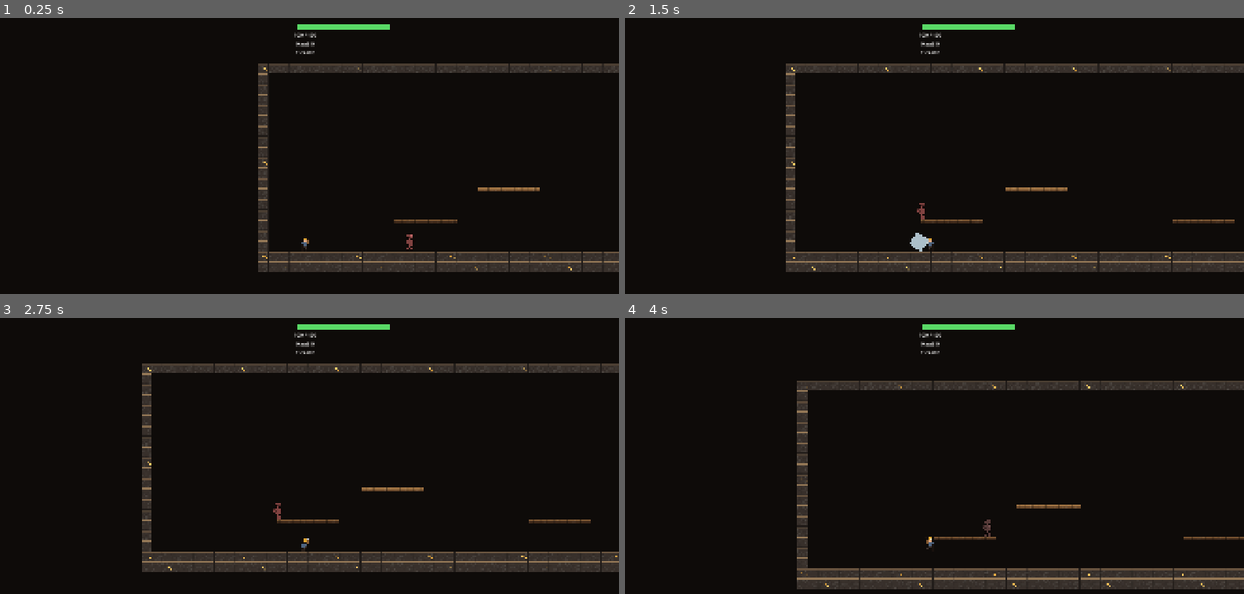
Above: before the commit, frames 1-4 (two rows, left to right).
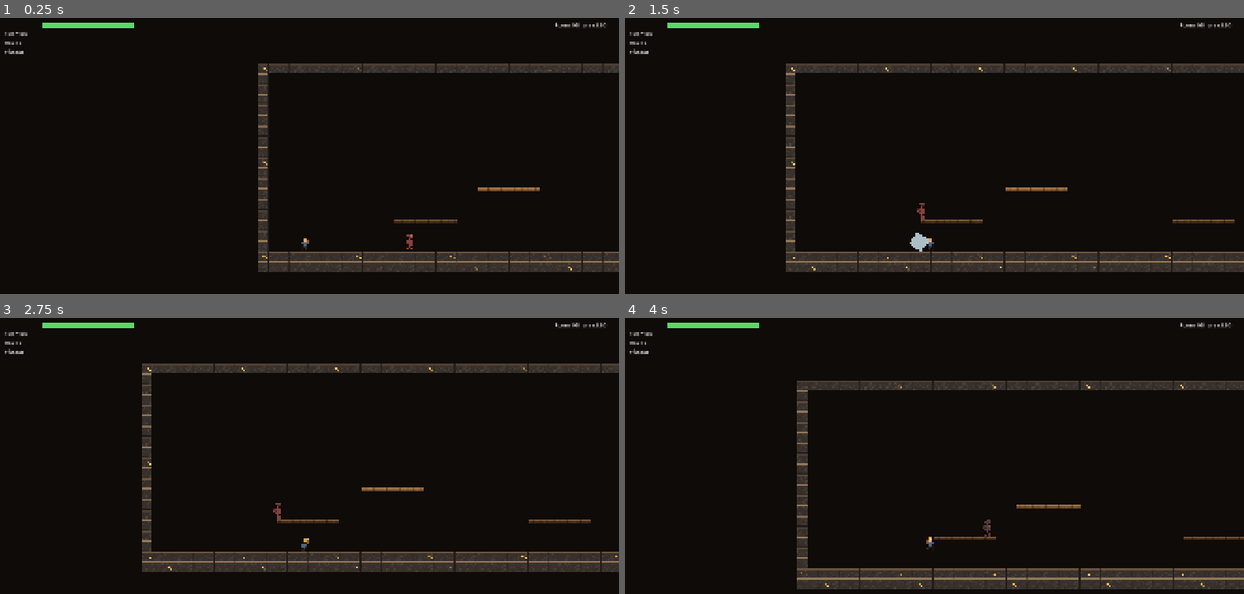
Above: after the commit, the same moments.

Repository: dlepi24/dungeon-delve
Game: Godot game, scene res://src/rooms/delve_run.tscn
Same seed, same stepped clock (60 frames per second), same inputs: the game is played once before the commit and once after it. This scene is started directly instead of the project's main scene.
Inputs (mouse positions are in pixels of both pictures, inside the frame that each line leads up to):
- Up to frame 1 (0.25 s): no input
- Up to frame 2 (1.5 s): tap Enter at 0.5 s; move the mouse to (1070, 167) at 0.52 s; hold D (move_right) 0.53-1.28 s; tap Shift (roll) at 0.6 s; tap Space (jump) at 0.77 s; move the mouse to (804, 202) at 1.27 s; hold S (move_down) from 1.28 s (still down); click (804, 202) at 1.35 s
- Up to frame 3 (2.75 s): tap Space (jump) at 1.52 s; tap Shift (roll) at 1.55, 2.3 s; move the mouse to (365, 409) at 2.02 s; release S (move_down) at 2.03 s; hold D (move_right) from 2.03 s (still down); tap 1 (consumable_1) at 2.1 s
- Up to frame 4 (4 s): move the mouse to (897, 555) at 2.77 s; release D (move_right) at 2.78 s; hold W (move_up) 2.78-3.53 s; tap 2 (consumable_2) at 2.85 s; tap Space (jump) at 3.02, 3.77 s; tap Shift (roll) at 3.05, 3.8 s; move the mouse to (1120, 538) at 3.52 s; hold A (move_left) from 3.53 s (still down); hold F (interact) from 3.53 s (still down)

The runs differ from the first frame. In frame 1, 0.9% of the frame differs, in the area x 0-98%, y 1-14%; in frame 2, 0.9%; in frame 3, 0.9%; in frame 4, 0.9%.

Commit message:
Consolidate the scattered HUD pieces into one player HUD
One hud.tscn now owns health, carried haul, weapon, buff timers and a
room/depth readout; the standalone buff HUD is folded in and deleted.
Run-only rows (haul, depth) hide outside a run. An empty red-reserved
debuff column scaffolds the symmetric future system. Still a per-scene
instance with an exported player — an autoload HUD would re-enter the
group-lookup _ready-order trap.

Co-Authored-By: Claude Fable 5 <noreply@anthropic.com>

Diff:
--- a/src/hub/hub.tscn
+++ b/src/hub/hub.tscn
@@ -1,8 +1,7 @@
-[gd_scene load_steps=6 format=3]
+[gd_scene load_steps=5 format=3]
 
 [ext_resource type="Script" path="res://src/hub/hub.gd" id="1"]
 [ext_resource type="PackedScene" path="res://src/player/player.tscn" id="2"]
-[ext_resource type="PackedScene" path="res://src/ui/hud.tscn" id="3"]
 [ext_resource type="PackedScene" path="res://src/hub/vendor_panel.tscn" id="4"]
 
 [sub_resource type="RectangleShape2D" id="floor"]
--- a/src/rooms/delve_run.tscn
+++ b/src/rooms/delve_run.tscn
@@ -8,7 +8,6 @@
 [ext_resource type="Script" path="res://src/systems/follow_camera.gd" id="3_cam"]
 [ext_resource type="PackedScene" path="res://src/ui/debug_overlay.tscn" id="4_overlay"]
 [ext_resource type="PackedScene" path="res://src/ui/hud.tscn" id="5_hud"]
-[ext_resource type="PackedScene" path="res://src/ui/buff_hud.tscn" id="23_buff"]
 [ext_resource type="PackedScene" path="res://src/ui/pause_menu.tscn" id="7_pause"]
 [ext_resource type="Script" path="res://src/rooms/run_coordinator.gd" id="20_coord"]
 [ext_resource type="PackedScene" path="res://src/rooms/extract_prompt.tscn" id="21_prompt"]
@@ -43,9 +42,6 @@
 [node name="Hud" parent="." instance=ExtResource("5_hud") node_paths=PackedStringArray("player")]
 player = NodePath("../Player")
 
-[node name="BuffHud" parent="." instance=ExtResource("23_buff") node_paths=PackedStringArray("player")]
-player = NodePath("../Player")
-
 [node name="PauseMenu" parent="." instance=ExtResource("7_pause") node_paths=PackedStringArray("delve")]
 delve = NodePath("../Delve")
 
--- a/src/ui/buff_hud.gd
+++ /dev/null
@@ -1,43 +0,0 @@
-extends CanvasLayer
-## Shows active temporary buffs with a shrinking timer, so you know what you have
-## and how long it lasts. Rebuilt each frame from the player's active_buffs() —
-## cheap, and there are never more than a handful.
-
-@export var player: Player
-
-@onready var _rows: VBoxContainer = $Rows
-
-
-func _process(_delta: float) -> void:
-	if player == null:
-		return
-	var active: Array[Dictionary] = player.active_buffs()
-	# Reconcile row count with active buff count.
-	while _rows.get_child_count() < active.size():
-		_rows.add_child(_make_row())
-	for i: int in _rows.get_child_count():
-		var row: Control = _rows.get_child(i) as Control
-		row.visible = i < active.size()
-		if i < active.size():
-			var buff: BuffData = active[i]["buff"]
-			var frac: float = active[i]["fraction"]
-			var label: Label = row.get_node("Label")
-			var bar: ColorRect = row.get_node("Bar")
-			label.text = buff.display_name
-			label.add_theme_color_override(&"font_color", buff.colour)
-			bar.color = buff.colour
-			bar.size.x = 150.0 * frac
-
-
-func _make_row() -> Control:
-	var row: Control = Control.new()
-	row.custom_minimum_size = Vector2(160, 28)
-	var label: Label = Label.new()
-	label.name = "Label"
-	row.add_child(label)
-	var bar: ColorRect = ColorRect.new()
-	bar.name = "Bar"
-	bar.position = Vector2(0, 20)
-	bar.size = Vector2(150, 4)
-	row.add_child(bar)
-	return row
--- a/src/ui/buff_hud.tscn
+++ /dev/null
@@ -1,10 +0,0 @@
-[gd_scene load_steps=2 format=3]
-[ext_resource type="Script" path="res://src/ui/buff_hud.gd" id="1"]
-[node name="BuffHud" type="CanvasLayer"]
-script = ExtResource("1")
-[node name="Rows" type="VBoxContainer" parent="."]
-offset_left = 40.0
-offset_top = 140.0
-offset_right = 220.0
-offset_bottom = 400.0
-theme_override_constants/separation = 8
--- a/src/ui/hud.gd
+++ b/src/ui/hud.gd
@@ -1,20 +1,27 @@
 extends CanvasLayer
-## Minimal in-game HUD. Right now: the player's health.
+## The one player HUD. Health, carried haul, weapon, buff timers, and how deep
+## you are — everything you need to make the greed decision, in one place.
 ##
-## Exists because health was only visible on the F3 debug panel, which meant the
-## fight was unjudgeable — you cannot decide whether to greed a hit or retreat if
-## you cannot see how close you are to dying. That is a combat decision, not a
-## cosmetic one.
+## M7 consolidation: this used to be four scattered CanvasLayers (health hud,
+## buff hud, dev delve hud, debug overlay) duplicated per scene, half of them
+## dev-facing. Now: one player-facing shell, instanced per scene with an
+## exported player (NOT an autoload — the scene knows its player, so we skip
+## the group-lookup _ready-order trap entirely). The debug overlay stays
+## separate and F3-gated because it is a tool, not UI.
 ##
-## Deliberately thin. M7 owns the real product shell (menus, pause, settings,
-## controller glyphs); this is the smallest thing that makes M3 playable.
+## Continuous readouts (health, haul, buff fractions) poll in _process — they
+## change every frame anyway. Discrete feedback (pickup toasts) is event-driven
+## and lives in PickupFeedback, not here.
 
 @export var player: Player
 
 @onready var _bar: HealthBar = $Bar
-@onready var _label: Label = $Label
+@onready var _health_label: Label = $HealthLabel
 @onready var _haul: Label = $Haul
 @onready var _weapon: Label = $Weapon
+@onready var _buff_rows: VBoxContainer = $BuffRows
+@onready var _debuff_rows: VBoxContainer = $DebuffRows
+@onready var _depth: Label = $Depth
 
 
 func _ready() -> void:
@@ -28,7 +35,56 @@
 func _process(_delta: float) -> void:
 	if player == null:
 		return
-	_haul.text = "Haul: %d" % GameState.carried_haul
+	_bar.set_ratio(player.health / maxf(1.0, player.effective_max_health()))
+	_health_label.text = "%d / %d" % [roundi(player.health), roundi(player.effective_max_health())]
 	_weapon.text = player.weapon_name()
-	_bar.set_ratio(player.health / maxf(1.0, player.effective_max_health()))
-	_label.text = "%d / %d" % [roundi(player.health), roundi(player.effective_max_health())]
+
+	# Run-only rows: haul at risk and depth only mean something mid-delve.
+	var in_run: bool = GameState.run_active
+	_haul.visible = in_run
+	_depth.visible = in_run
+	if in_run:
+		_haul.text = "Haul: %d" % GameState.carried_haul
+		_depth.text = "Room %d/%d   ore x%.2f" % [
+			GameState.depth + 1, maxi(1, GameState.run_plan.size()), GameState.depth_haul_multiplier(),
+		]
+
+	_reconcile_rows(_buff_rows, player.active_buffs())
+	# Debuffs: scaffolding only. No debuff exists yet — when one does, give the
+	# player an active_debuffs() -> [{buff, fraction}] symmetric to active_buffs()
+	# (a DebuffData resource, red-styled) and feed it here. The slot is reserved
+	# so the layout does not reflow when the first debuff ships.
+	_reconcile_rows(_debuff_rows, [])
+
+
+## One row per active timed effect: name plus a shrinking colour bar. Rebuilt by
+## reconciliation each frame — cheap, there are never more than a handful.
+func _reconcile_rows(rows: VBoxContainer, active: Array[Dictionary]) -> void:
+	while rows.get_child_count() < active.size():
+		rows.add_child(_make_row())
+	for i: int in rows.get_child_count():
+		var row: Control = rows.get_child(i) as Control
+		row.visible = i < active.size()
+		if i < active.size():
+			var buff: BuffData = active[i]["buff"]
+			var frac: float = active[i]["fraction"]
+			var label: Label = row.get_node("Label")
+			var bar: ColorRect = row.get_node("Bar")
+			label.text = buff.display_name
+			label.add_theme_color_override(&"font_color", buff.colour)
+			bar.color = buff.colour
+			bar.size.x = 150.0 * frac
+
+
+func _make_row() -> Control:
+	var row: Control = Control.new()
+	row.custom_minimum_size = Vector2(160, 28)
+	var label: Label = Label.new()
+	label.name = "Label"
+	row.add_child(label)
+	var bar: ColorRect = ColorRect.new()
+	bar.name = "Bar"
+	bar.position = Vector2(0, 20)
+	bar.size = Vector2(150, 4)
+	row.add_child(bar)
+	return row
--- a/src/ui/hud.tscn
+++ b/src/ui/hud.tscn
@@ -6,31 +6,53 @@
 [node name="Hud" type="CanvasLayer"]
 script = ExtResource("1_hud")
 
-; Top-centre, out of the way of the F3 panel (top-left) and the controls hint
-; (bottom-left).
+; Everything clusters top-left, under where the F3 panel would cover it —
+; deliberate: the debug overlay is an occasional tool, the HUD is permanent,
+; and stacking them would hide the HUD exactly when you are diagnosing it.
+; The health bar is a Node2D, centred on its position, hence x = 40 + 140.
 [node name="Bar" parent="." instance=ExtResource("2_bar")]
-position = Vector2(960, 44)
+position = Vector2(180, 40)
 
-[node name="Label" type="Label" parent="."]
-offset_left = 820.0
-offset_top = 66.0
-offset_right = 1100.0
-offset_bottom = 92.0
-horizontal_alignment = 1
+[node name="HealthLabel" type="Label" parent="."]
+offset_left = 40.0
+offset_top = 62.0
+offset_right = 320.0
+offset_bottom = 88.0
 text = "100 / 100"
 
 [node name="Haul" type="Label" parent="."]
-offset_left = 820.0
-offset_top = 94.0
-offset_right = 1100.0
-offset_bottom = 120.0
-horizontal_alignment = 1
+offset_left = 40.0
+offset_top = 90.0
+offset_right = 320.0
+offset_bottom = 116.0
 text = "Haul: 0"
 
 [node name="Weapon" type="Label" parent="."]
-offset_left = 820.0
-offset_top = 120.0
-offset_right = 1100.0
-offset_bottom = 146.0
-horizontal_alignment = 1
+offset_left = 40.0
+offset_top = 118.0
+offset_right = 420.0
+offset_bottom = 144.0
 text = "Pickaxe"
+
+[node name="BuffRows" type="VBoxContainer" parent="."]
+offset_left = 40.0
+offset_top = 156.0
+offset_right = 220.0
+offset_bottom = 400.0
+theme_override_constants/separation = 8
+
+; Reserved for debuffs — empty until a DebuffData exists. See hud.gd.
+[node name="DebuffRows" type="VBoxContainer" parent="."]
+offset_left = 40.0
+offset_top = 420.0
+offset_right = 220.0
+offset_bottom = 560.0
+theme_override_constants/separation = 8
+
+[node name="Depth" type="Label" parent="."]
+offset_left = 1480.0
+offset_top = 36.0
+offset_right = 1880.0
+offset_bottom = 62.0
+horizontal_alignment = 2
+text = "Room 1/5"
Not shown: 1 places in src/rooms/delve_run.tscn that only renumber resources
